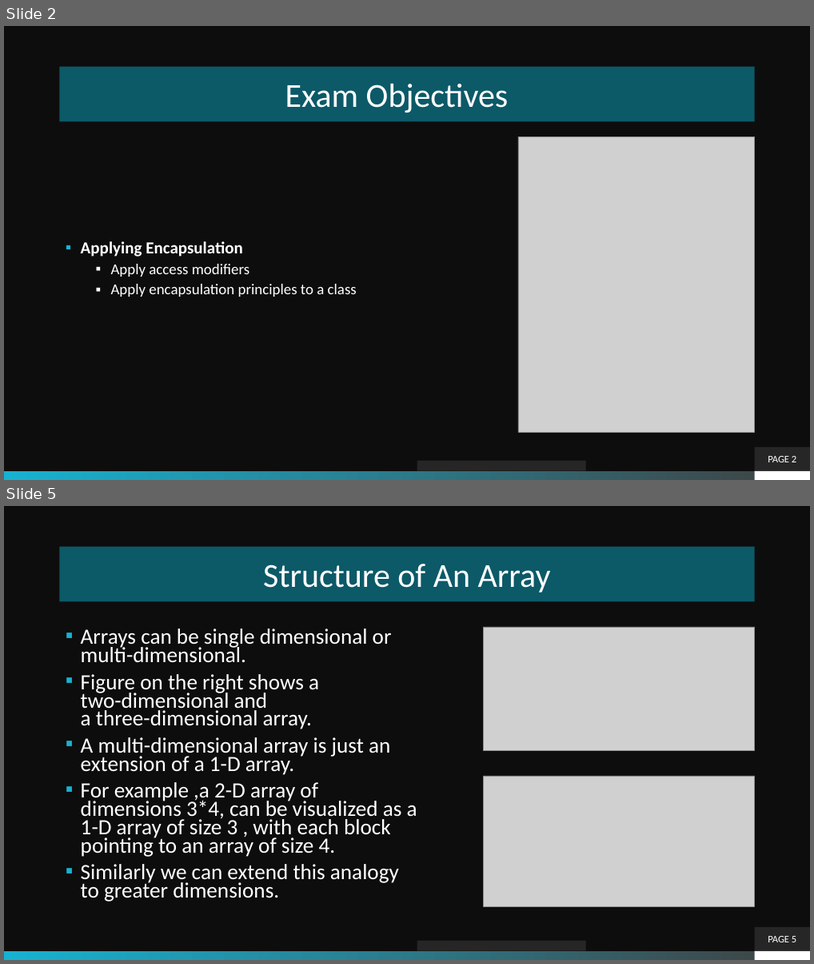
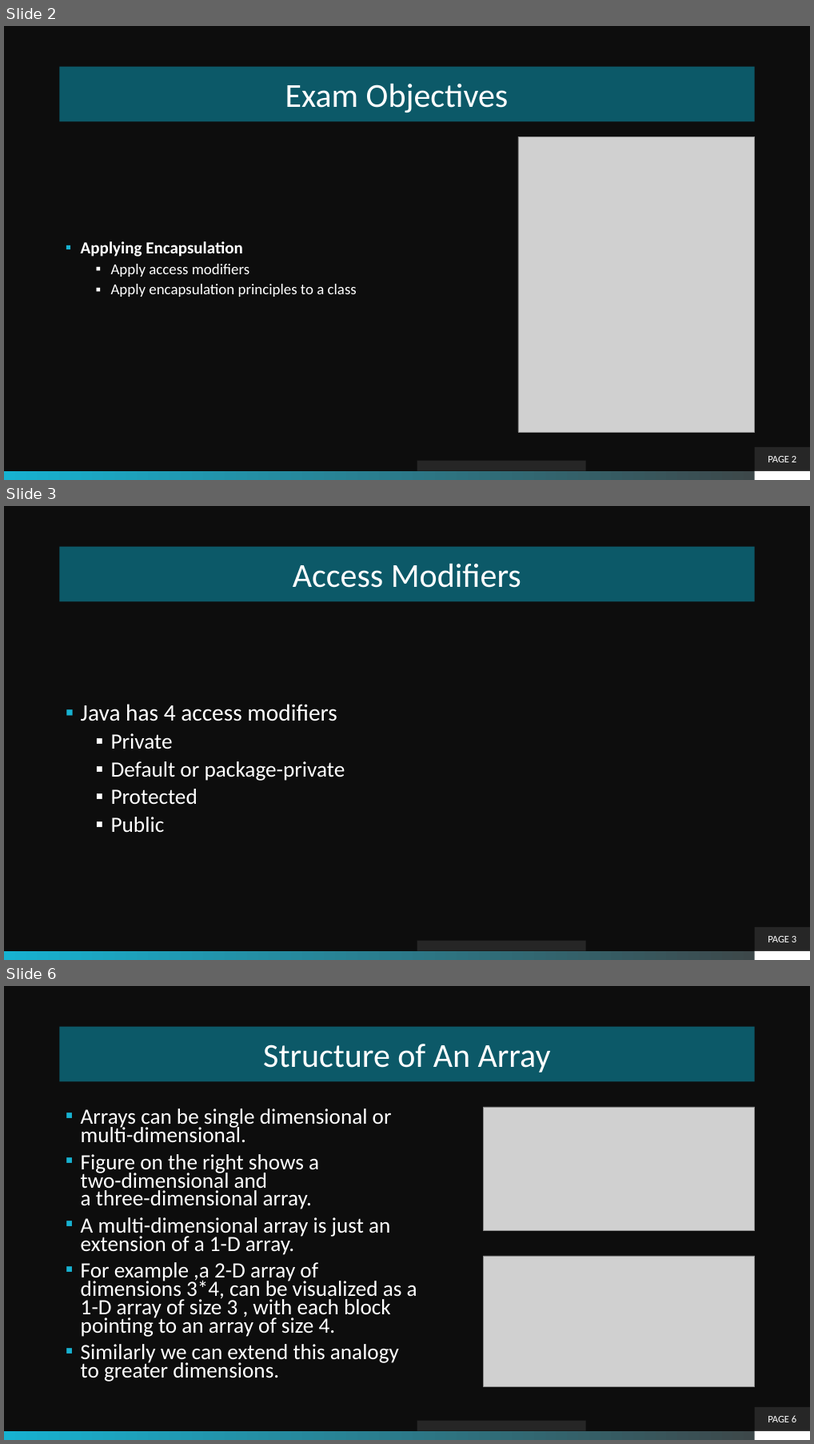
Before and after one commit to theLeonidas/Courses, a slide deck: courseMaterial/Apply Encapsulation/Encapsulation.pptx. Shown one above the other, each under a label of ours: slides 2 and 5 before the commit, slides 2, 3 and 6 after it; the slides between them are not shown. The pictures are 814x964 and 814x1444 pixels, drawn with LibreOffice and Linux fonts; fonts in the diff are those of the drawing; grey boxes stand for pictures; background and template pictures are left out. Boxes give left, top, right and bottom in pixels: in the first picture for what was removed or moved away, otherwise in the second. Text is boxed around its words. In the diff, an @@ line names an element or a change of style, - is before the commit and + after.

```diff
--- a/courseMaterial/Apply Encapsulation/Encapsulation.pptx
+++ b/courseMaterial/Apply Encapsulation/Encapsulation.pptx
@@ slide 3 added at bbox=[4, 506, 810, 960], background picture (left out); not listed: 2 template elements that a slide beside it also shows @@
@@ title added at bbox=[60, 547, 755, 601], fill #0C5968, 40 pt, text #FFFFFF @@
+Access Modifiers
@@ text added at bbox=[81, 704, 346, 832], 26 pt, text #FFFFFF @@
+▪ Java has 4 access modifiers
+  ▪ Private
+  ▪ Default or package-private
+  ▪ Protected
+  ▪ Public
@@ page number added at bbox=[755, 927, 810, 951], fill #262626, 12 pt, text #FFFFFF @@
+PAGE 3
@@ rectangle added at bbox=[417, 940, 586, 951], fill #262626 @@
@@ what was slide 5 is now slide 6 @@
```
Also in this commit, not shown: 2 other slides added, 2 slides removed, 59 other files.
